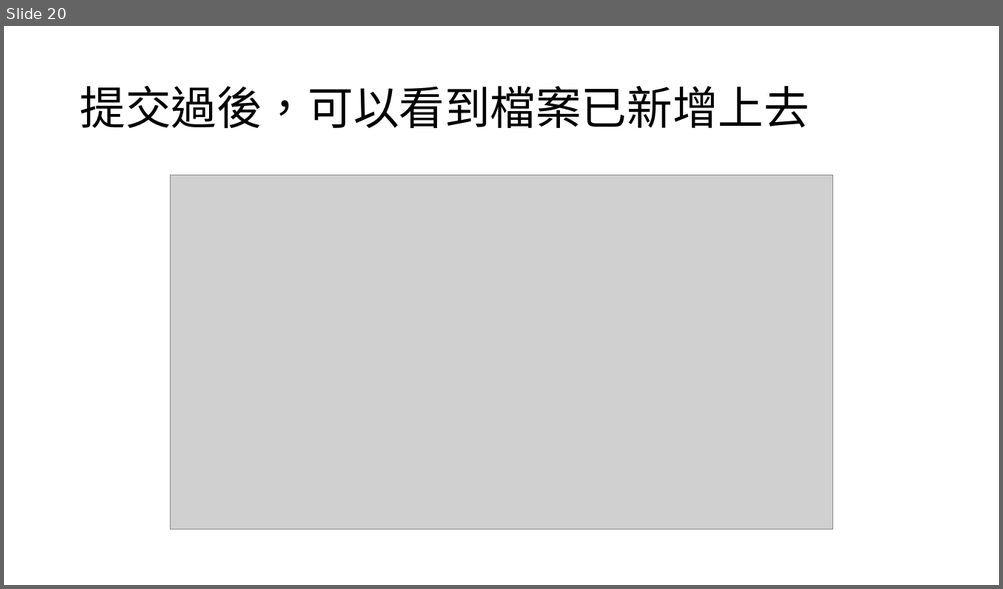
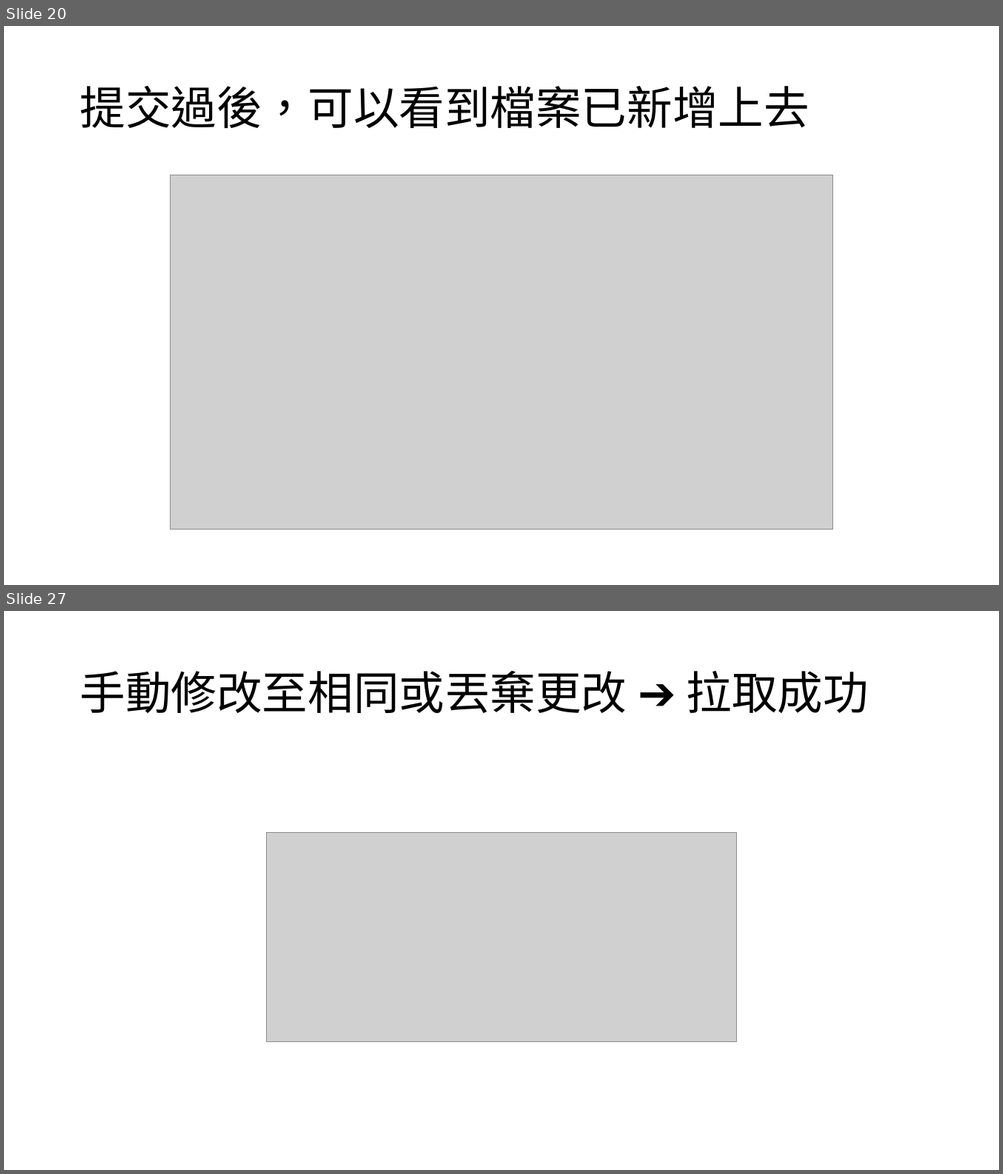
Before and after one commit to ShyDawTon/AIprogram, a slide deck: git使用教學.pptx. Shown one above the other, each under a label of ours: slide 20 before the commit, slides 20 and 27 after it; the slides between them are not shown. The pictures are 1003x589 and 1003x1174 pixels, drawn with LibreOffice and Linux fonts; fonts in the diff are those of the drawing; grey boxes stand for pictures. Boxes give left, top, right and bottom in pixels: in the first picture for what was removed or moved away, otherwise in the second. Text is boxed around its words. In the diff, an @@ line names an element or a change of style, - is before the commit and + after.

```diff
--- a/git使用教學.pptx
+++ b/git使用教學.pptx
@@ slide 27 added at (x1=4, y1=611, x2=999, y2=1170), background #FFFFFF @@
@@ title added at (x1=79, y1=671, x2=868, y2=713), 44 pt, text #000000 @@
+手動修改至相同或丟棄更改 ➔ 拉取成功
@@ picture added at (x1=267, y1=832, x2=737, y2=1042) @@
```
Also in this commit, not shown: 9 other slides added.
